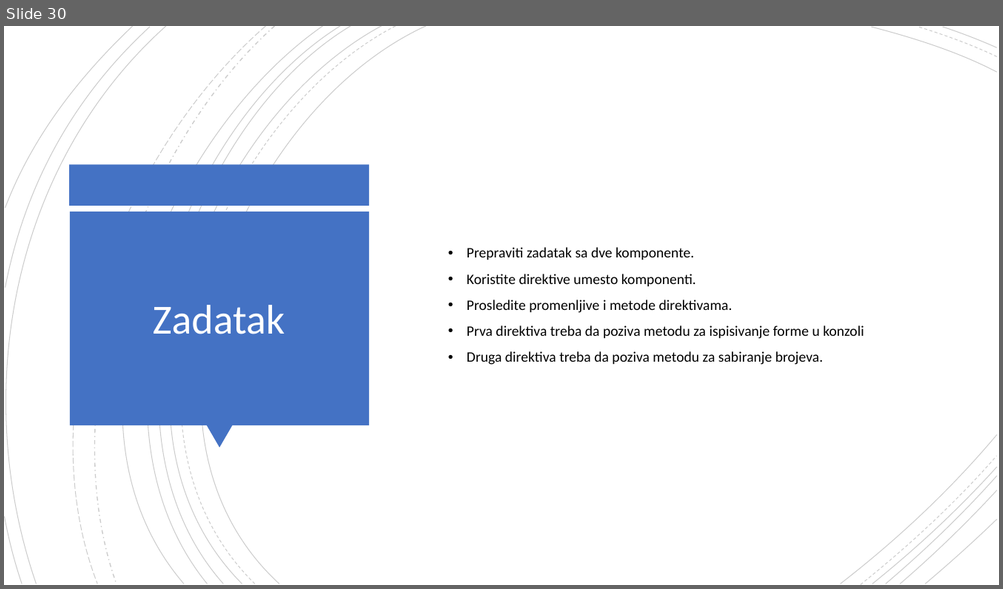
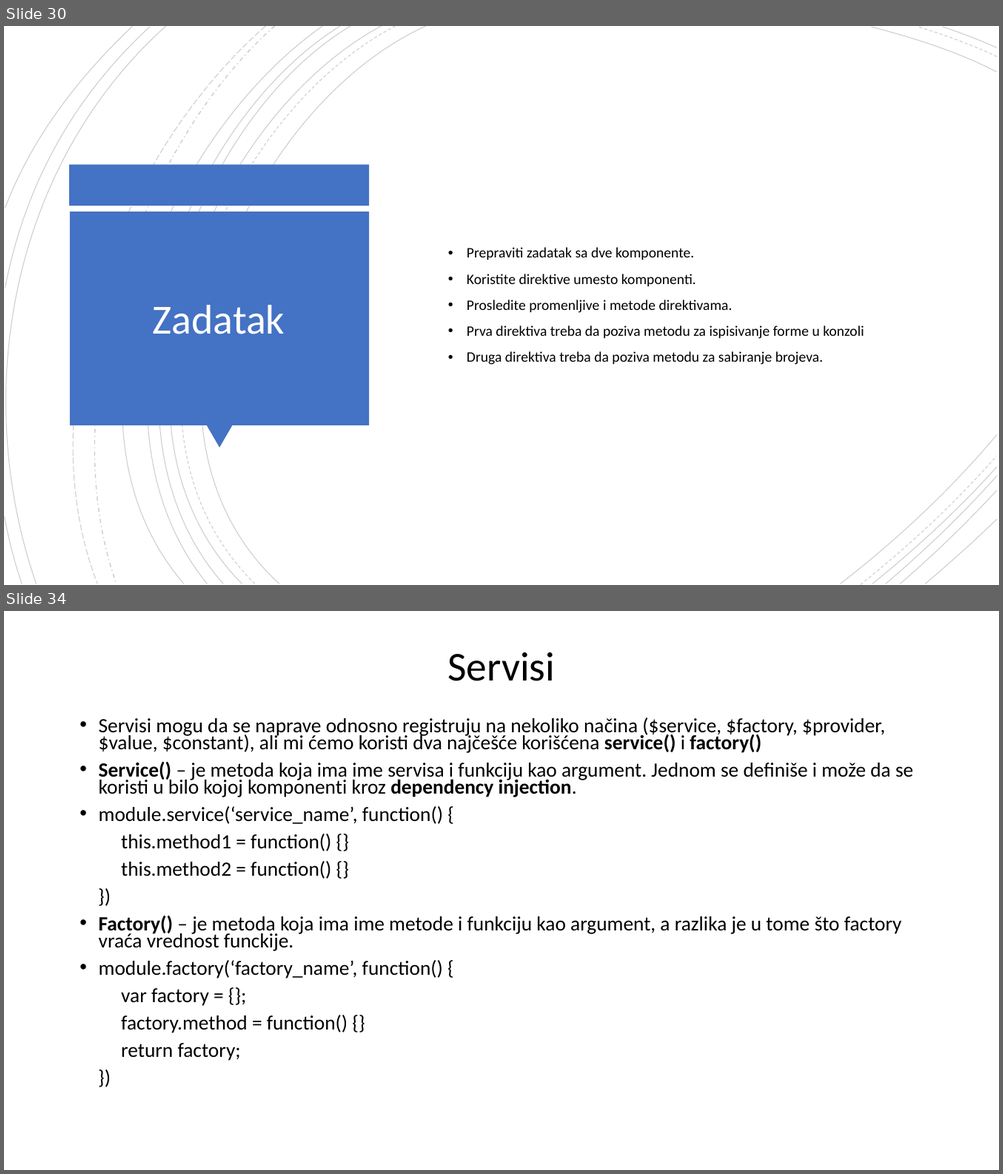
Before and after one commit to daniloMogin/kurs, a slide deck: AngularJS.pptx. Shown one above the other, each under a label of ours: slide 30 before the commit, slides 30 and 34 after it; the slides between them are not shown. The pictures are 1003x589 and 1003x1174 pixels, drawn with LibreOffice and Linux fonts; fonts in the diff are those of the drawing. Boxes give left, top, right and bottom in pixels: in the first picture for what was removed or moved away, otherwise in the second. Text is boxed around its words. In the diff, an @@ line names an element or a change of style, - is before the commit and + after.

```diff
--- a/AngularJS.pptx
+++ b/AngularJS.pptx
@@ slide 34 added at box(4, 611, 999, 1170), background #FFFFFF @@
@@ title added at box(447, 652, 555, 681), 39.6 pt, text #000000 @@
+Servisi
@@ text added at box(99, 718, 913, 1061), 19.6 pt, text #000000 @@
+• Servisi mogu da se naprave odnosno registruju na nekoliko načina ($service, $factory, $provider, $value, $constant), ali mi ćemo koristi dva najčešće korišćena service() i factory()
+• Service() – je metoda koja ima ime servisa i funkciju kao argument. Jednom se definiše i može da se koristi u bilo kojoj komponenti kroz dependency injection.
+• module.service(‘service_name’, function() {
+this.method1 = function() {}
+this.method2 = function() {}
+})
+• Factory() – je metoda koja ima ime metode i funkciju kao argument, a razlika je u tome što factory vraća vrednost funckije.
+• module.factory(‘factory_name’, function() {
+var factory = {};
+factory.method = function() {}
+return factory;
+})
```
Also in this commit, not shown: 6 other slides added, 45 other files.
